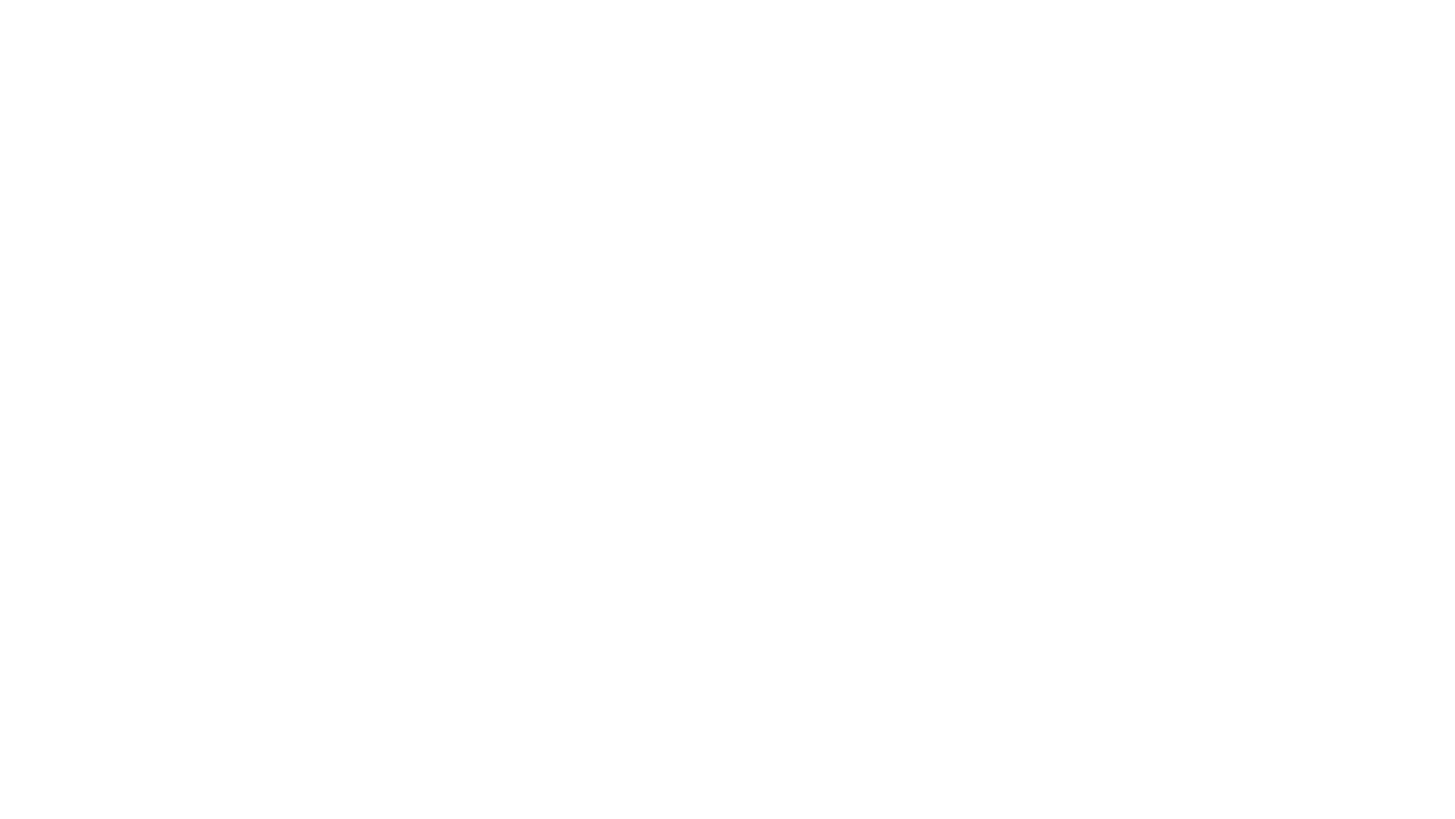
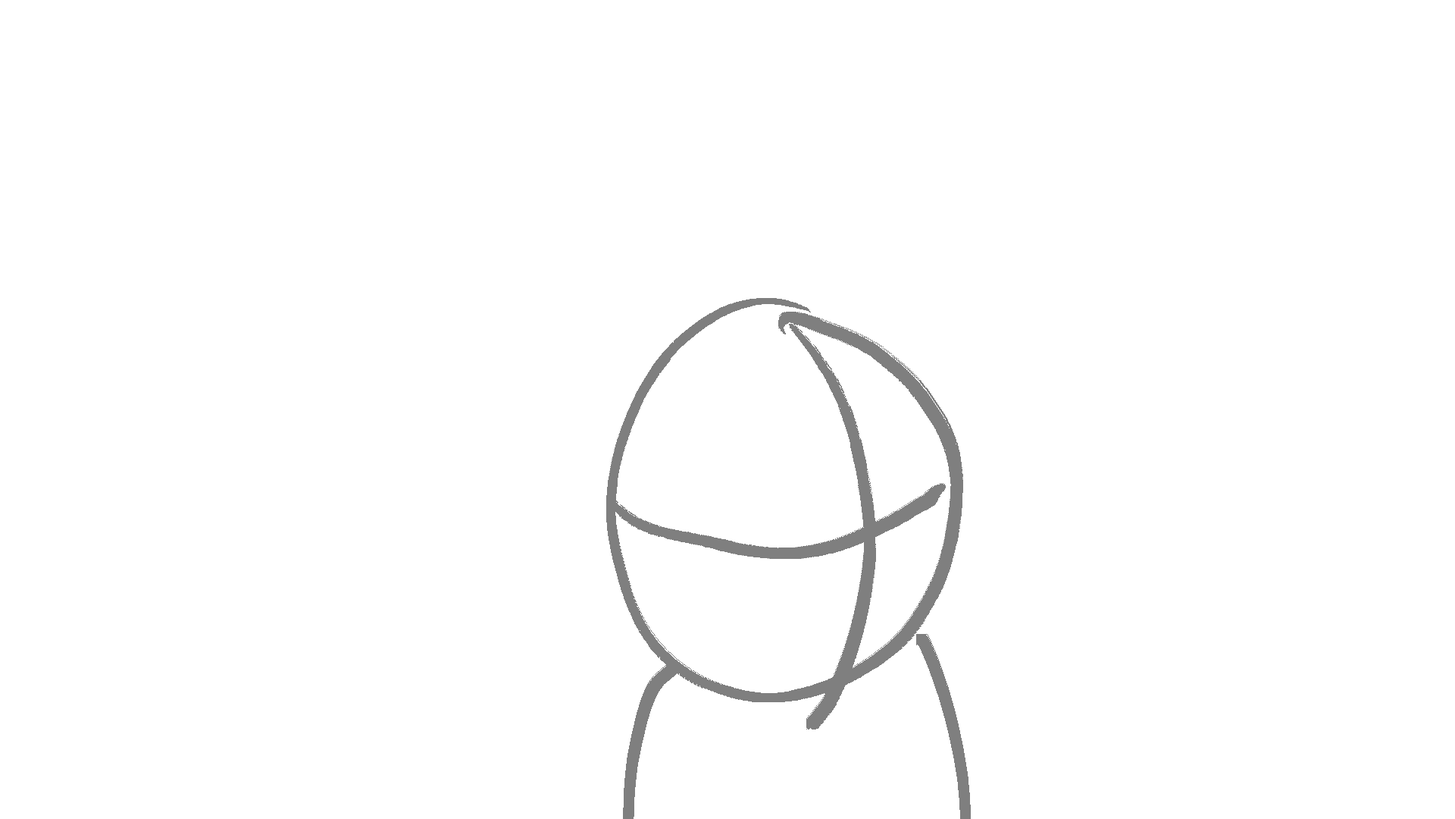
Two versions of the same layered image (1455 x 819). Layer-by-layer changes:
showed "frame4" over (606, 297, 971, 819)
